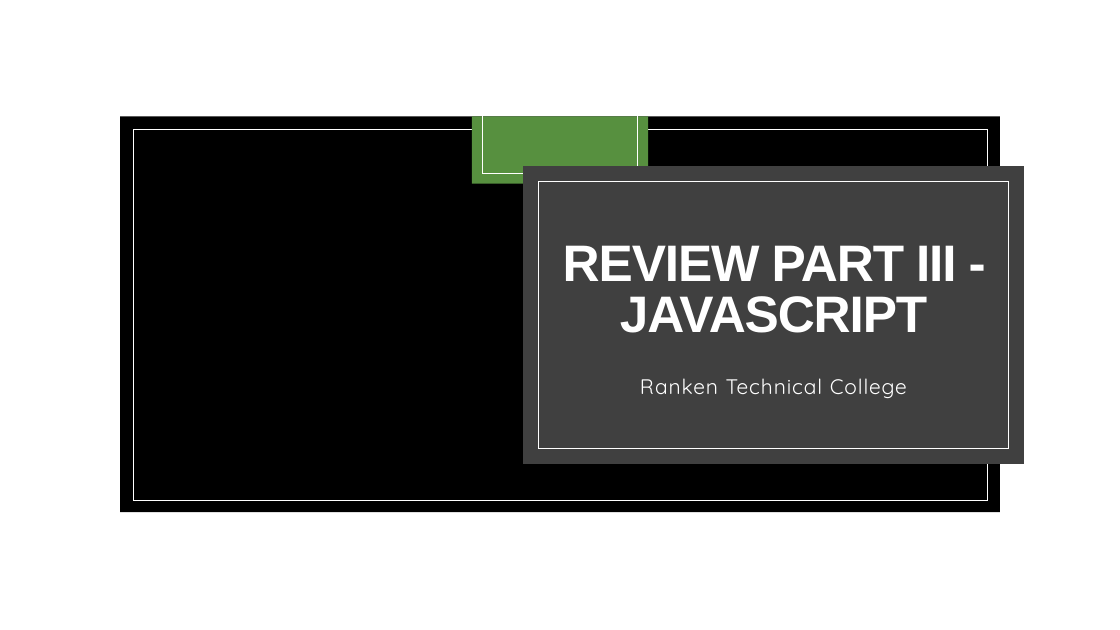
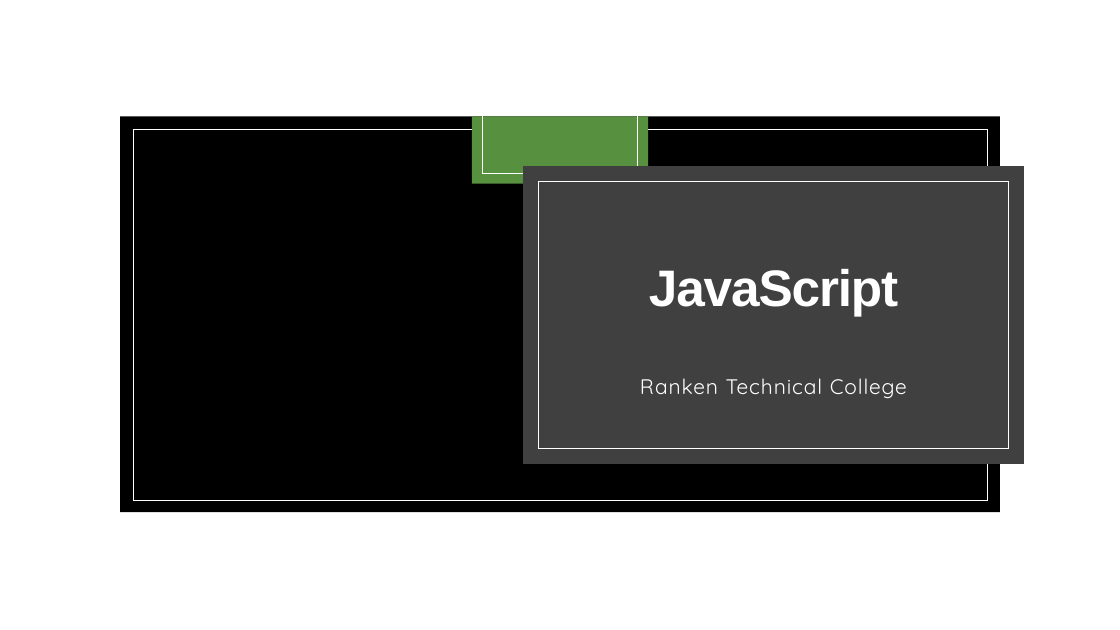
Before and after one commit to zackstotts/base-node-curriculum, a slide deck: slide 1 of unit_00/html_review/04 JavaScript.pptx. Drawn at 1120x630 pixels with LibreOffice and Linux fonts; fonts in the diff are those of the drawing; background and template pictures are left out. Boxes give left, top, right and bottom in pixels: in the first picture for what was removed or moved away, otherwise in the second. Text is boxed around its words. In the diff, an @@ line names an element or a change of style, - is before the commit and + after.

Commit message:
working on javascript slides

```diff
--- a/unit_00/html_review/04 JavaScript.pptx
+++ b/unit_00/html_review/04 JavaScript.pptx
@@ title at [649,269,898,316]: text changed @@
-REVIEW PART III - JAVASCRIPT
+JavaScript
```
Also in this commit, not shown: 36 other slides changed, 11 slides added, 9 slides removed.
